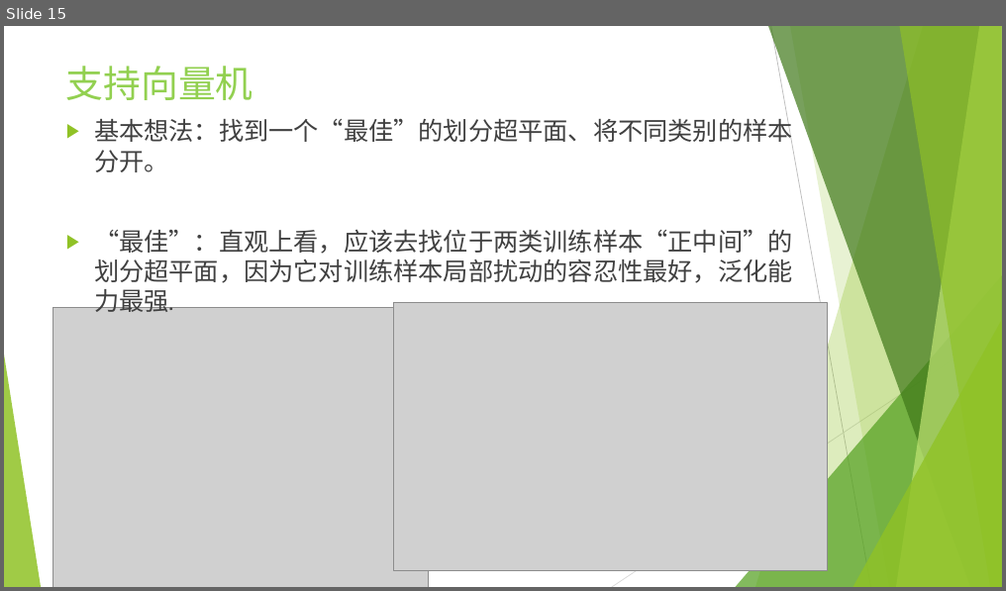
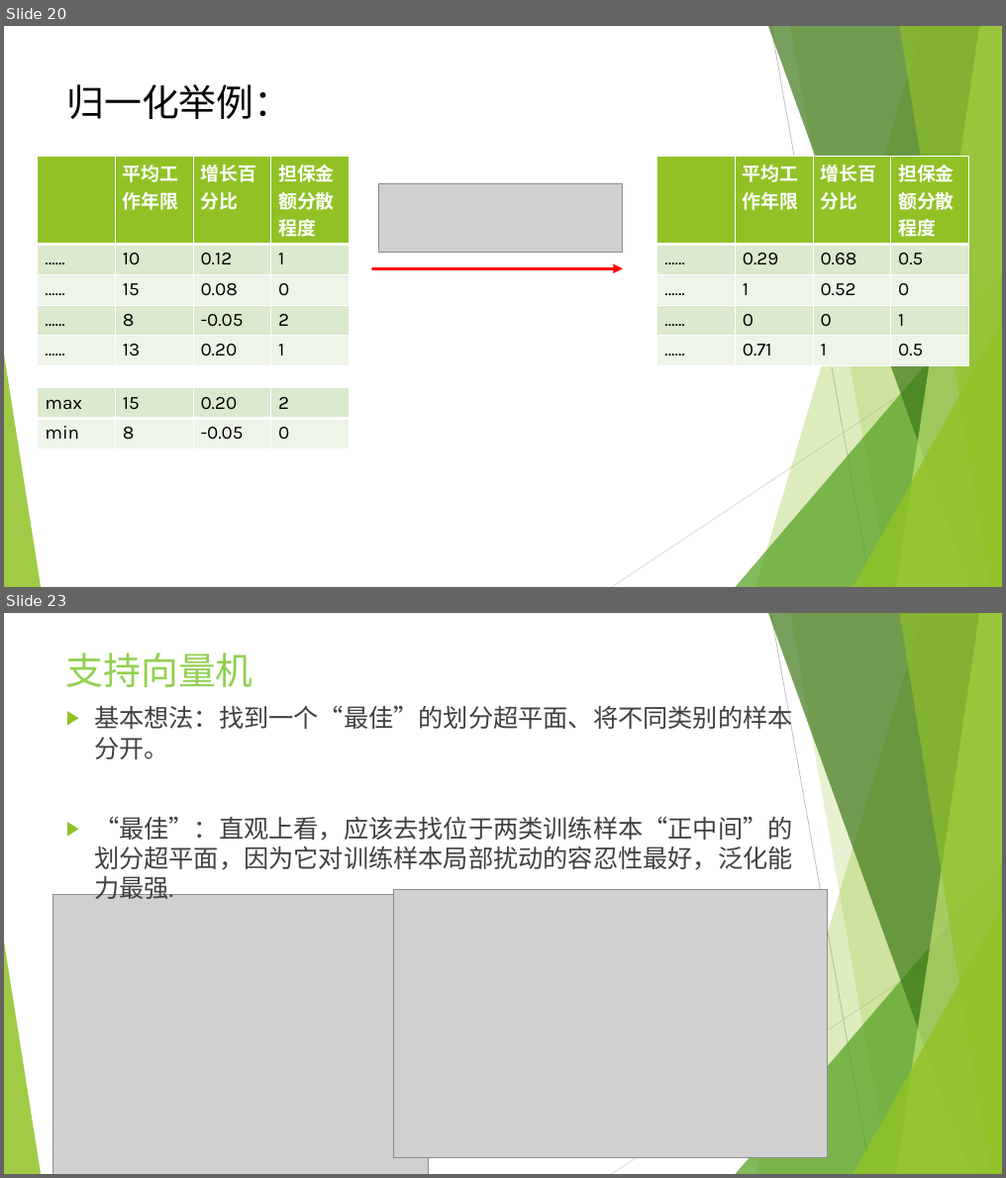
Before and after one commit to icsnju/I2EC, a slide deck: Finance/机器学习在金融行业的应用.pptx. Shown one above the other, each under a label of ours: slide 15 before the commit, slides 20 and 23 after it; the slides between them are not shown. The pictures are 1006x591 and 1006x1178 pixels, drawn with LibreOffice and Linux fonts; fonts in the diff are those of the drawing; grey boxes stand for pictures. Boxes give left, top, right and bottom in pixels: in the first picture for what was removed or moved away, otherwise in the second. Text is boxed around its words. In the diff, an @@ line names an element or a change of style, - is before the commit and + after.

```diff
--- a/Finance/机器学习在金融行业的应用.pptx
+++ b/Finance/机器学习在金融行业的应用.pptx
@@ slide 20 added at (4, 26, 1002, 587), background #FFFFFF; not listed: 10 template elements that a slide beside it also shows @@
@@ title added at (67, 84, 292, 119), 36 pt, text #000000 @@
+归一化举例：
@@ table added at (38, 156, 350, 361), 5 rows, 4 columns @@
+ | 平均工作年限 | 增长百分比 | 担保金额分散程度
+…… | 10 | 0.12 | 1
+…… | 15 | 0.08 | 0
+…… | 8 | -0.05 | 2
+…… | 13 | 0.20 | 1
@@ table added at (657, 156, 969, 361), 5 rows, 4 columns @@
+ | 平均工作年限 | 增长百分比 | 担保金额分散程度
+…… | 0.29 | 0.68 | 0.5
+…… | 1 | 0.52 | 0
+…… | 0 | 0 | 1
+…… | 0.71 | 1 | 0.5
@@ picture added at (379, 184, 623, 252) @@
@@ arrow added from (373, 269) to (623, 269), #FF0000 3 pt @@
@@ table added at (38, 388, 350, 449), 2 rows, 4 columns @@
+max | 15 | 0.20 | 2
+min | 8 | -0.05 | 0
@@ what was slide 15 is now slide 23 @@
```
Also in this commit, not shown: 3 slides changed, 14 other slides added, 9 slides removed.
